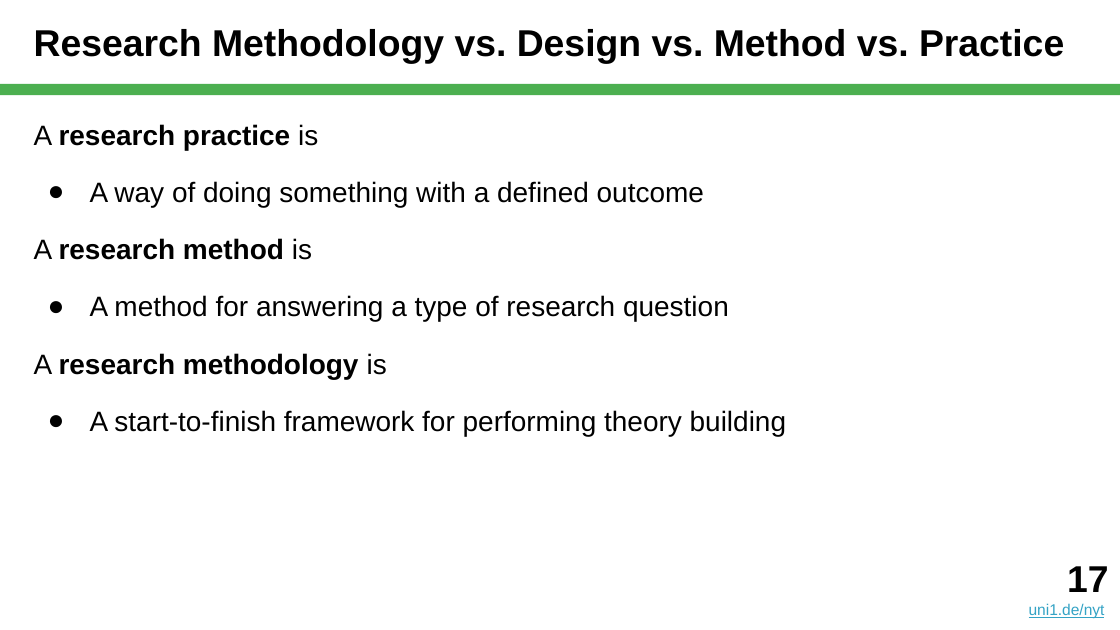
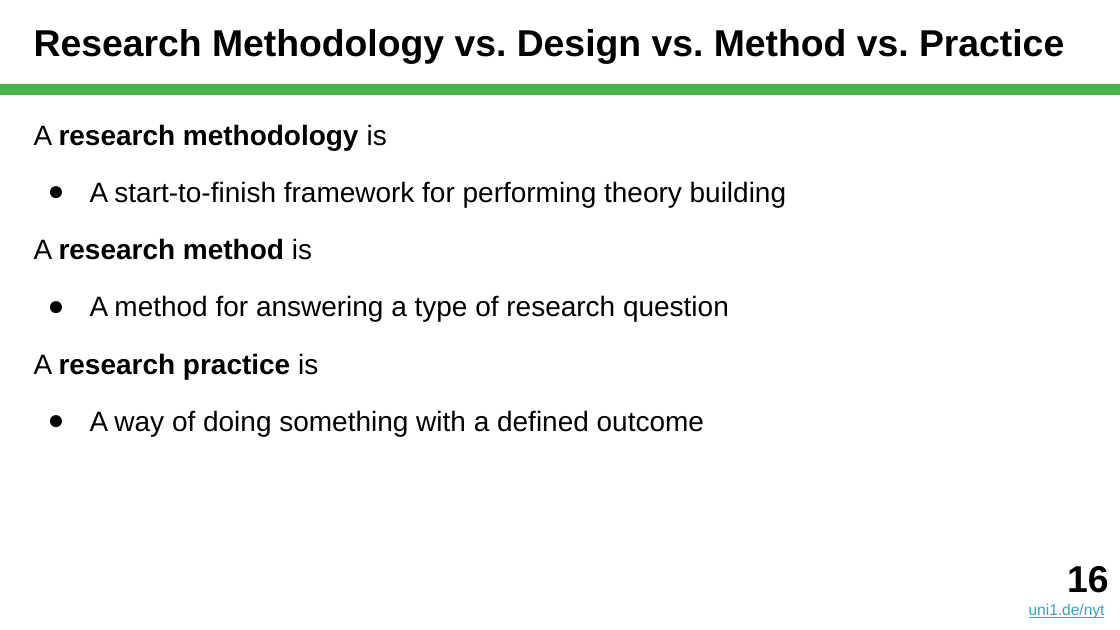
Before and after one commit to dirkriehle/nyt-course, a slide deck: slide 16 of Lecture slides/NYT B02 - Scientific Research.pptx (slide 17 before the commit). Drawn at 1120x630 pixels with LibreOffice and Linux fonts; fonts in the diff are those of the drawing. Boxes give left, top, right and bottom in pixels: in the first picture for what was removed or moved away, otherwise in the second. Text is boxed around its words. In the diff, an @@ line names an element or a change of style, - is before the commit and + after.

```diff
--- a/Lecture slides/NYT B02 - Scientific Research.pptx
+++ b/Lecture slides/NYT B02 - Scientific Research.pptx
@@ text at <box>34,124,786,322</box>: paragraphs added @@
+A research methodology is
+● A start-to-finish framework for performing theory building
+A research method is
+● A method for answering a type of research question
@@ text at <box>34,238,786,436</box>: paragraphs removed @@
-A research method is
-● A method for answering a type of research question
-A research methodology is
-● A start-to-finish framework for performing theory building
@@ text at <box>34,353,318,379</box>: more space between paragraphs @@
@@ text at <box>1067,566,1108,593</box>: text changed @@
-17
+16
```
Also in this commit, not shown: 9 other slides changed, 1 slide removed, 1 other file.
